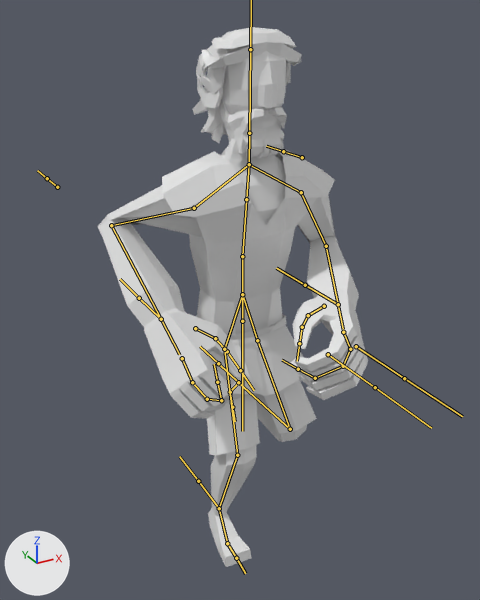
What one commit did to the FBX model SIsyphus.fbx.
Camera for both pictures: a 50 mm camera at (-0.82, -1.474, 1.473) aimed at (-0.016, -0.012, 0.741). The lights are fixed; the arrows at lower left show +X, +Y and +Z. Both versions are drawn at frame 11 of the action 'Sisyphus|Run'; the numbers are the values there. The bones that bend it are drawn over the model as lines.

Objects in the first picture: 'Beard', 'Belt', 'Body', 'Hair', 'Head', 'Pant', 'Toga'.
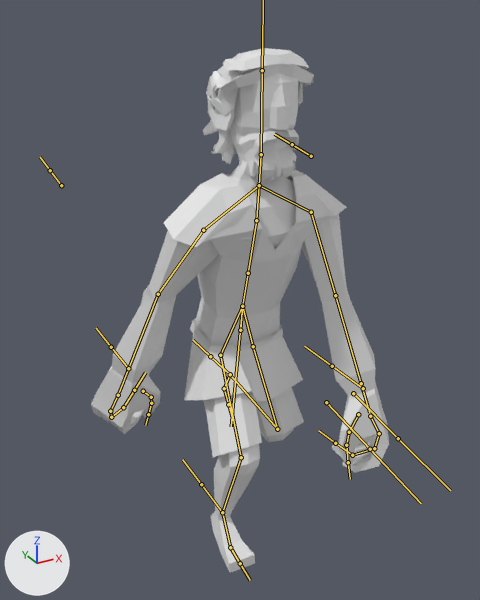
Boxes [x1, y1, x2, y2] around the edits, measured in the pictures (480 x 600 px):
```json
{"object": "Body", "change": "posed", "before": [98, 152, 368, 567], "after": [91, 173, 389, 572], "on screen": "10% wider"}
{"object": "Toga", "change": "posed", "before": [162, 149, 335, 396], "after": [164, 170, 347, 402], "on screen": "6% shorter"}
{"object": "Hair", "change": "posed", "before": [192, 27, 302, 143], "after": [203, 48, 314, 164]}
{"object": "Head", "change": "posed", "before": [219, 51, 286, 159], "after": [230, 72, 298, 180]}
{"object": "Pant", "change": "posed", "before": [207, 379, 317, 455], "after": [203, 387, 304, 457], "on screen": "8% narrower, 8% shorter"}
{"object": "Beard", "change": "posed", "before": [219, 98, 287, 159], "after": [231, 118, 299, 181]}
{"object": "Belt", "change": "posed", "before": [195, 314, 287, 340], "after": [190, 318, 283, 352], "on screen": "30% taller"}
{"bone": "root", "before": "(242, 294) to (242, 431)", "after": "(242, 306) to (231, 426)"}
{"bone": "spine", "before": "(242, 294) to (242, 256)", "after": "(242, 306) to (248, 273)"}
{"bone": "chest", "before": "(242, 256) to (246, 199)", "after": "(248, 273) to (256, 220)"}
{"bone": "upperChest", "before": "(246, 199) to (249, 164)", "after": "(256, 220) to (259, 185)"}
{"bone": "neck", "before": "(249, 164) to (249, 133)", "after": "(259, 185) to (261, 154)"}
{"bone": "head", "before": "(249, 133) to (250, 49)", "after": "(261, 154) to (262, 70)"}
{"bone": "bicep.l", "before": "(301, 192) to (326, 246)", "after": "(311, 212) to (335, 295)"}
{"bone": "forearm.l", "before": "(326, 246) to (338, 304)", "after": "(335, 295) to (361, 383)"}
{"bone": "bicep.r", "before": "(194, 208) to (111, 225)", "after": "(203, 230) to (158, 294)"}
{"bone": "forearm.r", "before": "(111, 225) to (161, 319)", "after": "(158, 294) to (128, 368)"}
{"bone": "thigh.l", "before": "(257, 340) to (290, 429)", "after": "(253, 346) to (277, 429)"}
{"bone": "foot.l", "before": "(238, 382) to (230, 392)", "after": "(230, 374) to (224, 388)"}
{"bone": "thigh.r", "before": "(224, 349) to (237, 455)", "after": "(220, 355) to (241, 457)"}
{"bone": "calf.r", "before": "(237, 455) to (219, 508)", "after": "(241, 457) to (222, 512)"}
{"bone": "foot.r", "before": "(219, 508) to (227, 543)", "after": "(222, 512) to (230, 547)"}
```

Edits to the scene script, one JSON object a line:
```json
{"block": "bone_root", "where": "bone_root = bpy.data.objects['Sisyphus'].pose.bones['root']"}
{"op": "set", "path": "bone_root.location", "old": "(0.0, 0.048, 0.0)", "new": "(0.0, 0.082, 0.0)"}
{"op": "set", "path": "bone_root.rotation_quaternion", "old": "(1.0, 0.0, 0.0, 0.0)", "new": "(0.997, 0.082, 0.0, 0.0)", "note": "degrees (0, 0, 0) -> degrees (9, 0, 0)"}
{"block": "bone_spine", "where": "bone_spine = bpy.data.objects['Sisyphus'].pose.bones['spine']  # child of 'hips'"}
{"op": "set", "path": "bone_spine.rotation_quaternion", "old": "(1.0, 0.0, 0.0, 0.0)", "new": "(0.999, 0.0, 0.0, 0.049)", "note": "degrees (0, 0, 0) -> degrees (0, 0, 6)"}
{"block": "bone_chest", "where": "bone_chest = bpy.data.objects['Sisyphus'].pose.bones['chest']  # child of 'spine'"}
{"op": "set", "path": "bone_chest.rotation_quaternion", "old": "(0.998, 0.0, 0.0, 0.064)", "new": "(1.0, 0.0, 0.0, 0.0)", "note": "degrees (0, 0, 7) -> degrees (0, 0, 0)"}
{"block": "bone_upperchest", "where": "bone_upperchest = bpy.data.objects['Sisyphus'].pose.bones['upperChest']  # child of 'chest'"}
{"op": "set", "path": "bone_upperchest.rotation_quaternion", "old": "(1.0, 0.0, 0.0, 0.0)", "new": "(0.997, 0.0, 0.0, -0.075)", "note": "degrees (0, 0, 0) -> degrees (0, 0, -9)"}
{"block": "bone_neck", "where": "bone_neck = bpy.data.objects['Sisyphus'].pose.bones['neck']  # child of 'upperChest'"}
{"op": "set", "path": "bone_neck.rotation_quaternion", "old": "(0.998, 0.0, 0.0, -0.059)", "new": "(1.0, 0.0, 0.0, 0.0)", "note": "degrees (0, 0, -7) -> degrees (0, 0, 0)"}
{"block": "bone_head", "where": "bone_head = bpy.data.objects['Sisyphus'].pose.bones['head']  # child of 'neck'"}
{"op": "set", "path": "bone_head.rotation_quaternion", "old": "(1.0, 0.0, 0.0, 0.0)", "new": "(0.999, 0.0, 0.0, -0.053)", "note": "degrees (0, 0, 0) -> degrees (0, 0, -6)"}
{"block": "bone_bicep_l", "where": "bone_bicep_l = bpy.data.objects['Sisyphus'].pose.bones['bicep.l']  # child of 'shoulder.l'"}
{"op": "set", "path": "bone_bicep_l.rotation_quaternion", "old": "(0.847, 0.455, 0.265, 0.077)", "new": "(0.769, 0.536, 0.162, 0.31)", "note": "degrees (61, 22, 24) -> degrees (68, -5, 41)"}
{"block": "bone_forearm_l", "where": "bone_forearm_l = bpy.data.objects['Sisyphus'].pose.bones['forearm.l']  # child of 'bicep.l'"}
{"op": "set", "path": "bone_forearm_l.rotation_quaternion", "old": "(0.615, -0.002, 0.0, 0.788)", "new": "(0.999, 0.0, 0.0, -0.033)", "note": "degrees (0, 0, 104) -> degrees (0, 0, -4)"}
{"block": "bone_bicep_r", "where": "bone_bicep_r = bpy.data.objects['Sisyphus'].pose.bones['bicep.r']  # child of 'shoulder.r'"}
{"op": "set", "path": "bone_bicep_r.rotation_quaternion", "old": "(0.826, 0.334, -0.398, 0.219)", "new": "(0.719, 0.572, -0.391, -0.045)", "note": "degrees (39, -54, 9) -> degrees (87, -31, -37)"}
{"block": "bone_forearm_r", "where": "bone_forearm_r = bpy.data.objects['Sisyphus'].pose.bones['forearm.r']  # child of 'bicep.r'"}
{"op": "set", "path": "bone_forearm_r.rotation_quaternion", "old": "(0.565, -0.002, 0.0, -0.825)", "new": "(0.998, 0.0, 0.0, -0.061)", "note": "degrees (0, 0, -111) -> degrees (0, 0, -7)"}
{"block": "bone_thigh_l", "where": "bone_thigh_l = bpy.data.objects['Sisyphus'].pose.bones['thigh.l']  # child of 'hip.l'"}
{"op": "set", "path": "bone_thigh_l.rotation_quaternion", "old": "(0.996, -0.067, 0.03, 0.042)", "new": "(0.996, -0.065, 0.031, 0.052)", "note": "degrees (-8, 4, 5) -> degrees (-7, 4, 6)"}
{"block": "bone_foot_l", "where": "bone_foot_l = bpy.data.objects['Sisyphus'].pose.bones['foot.l']  # child of 'calf.l'"}
{"op": "set", "path": "bone_foot_l.rotation_quaternion", "old": "(0.989, -0.009, 0.009, -0.15)", "new": "(1.0, 0.0, 0.0, 0.0)", "note": "degrees (-1, 1, -17) -> degrees (0, 0, 0)"}
{"block": "bone_thigh_r", "where": "bone_thigh_r = bpy.data.objects['Sisyphus'].pose.bones['thigh.r']  # child of 'hip.r'"}
{"op": "set", "path": "bone_thigh_r.rotation_quaternion", "old": "(0.983, -0.031, 0.04, -0.179)", "new": "(0.935, -0.038, 0.041, -0.349)", "note": "degrees (-4, 4, -21) -> degrees (-6, 3, -41)"}
{"block": "bone_calf_r", "where": "bone_calf_r = bpy.data.objects['Sisyphus'].pose.bones['calf.r']  # child of 'thigh.r'"}
{"op": "set", "path": "bone_calf_r.rotation_quaternion", "old": "(0.958, 0.036, 0.0, 0.286)", "new": "(0.929, 0.046, 0.0, 0.368)", "note": "degrees (4, -1, 33) -> degrees (5, -2, 43)"}
{"block": "bone_foot_r", "where": "bone_foot_r = bpy.data.objects['Sisyphus'].pose.bones['foot.r']  # child of 'calf.r'"}
{"op": "set", "path": "bone_foot_r.rotation_quaternion", "old": "(0.998, 0.0, -0.004, 0.066)", "new": "(0.994, 0.0, -0.006, 0.109)", "note": "degrees (0, 0, 8) -> degrees (0, -1, 13)"}
```
